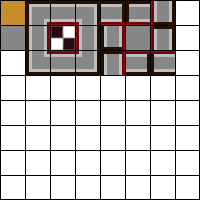
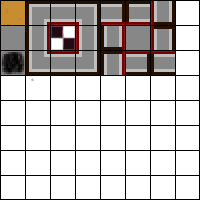
Layered file, before and after one edit (w=200, h=200). Changes by layer:
added layer "Calque 3" above "Calque 2" over [1, 51, 34, 81]
